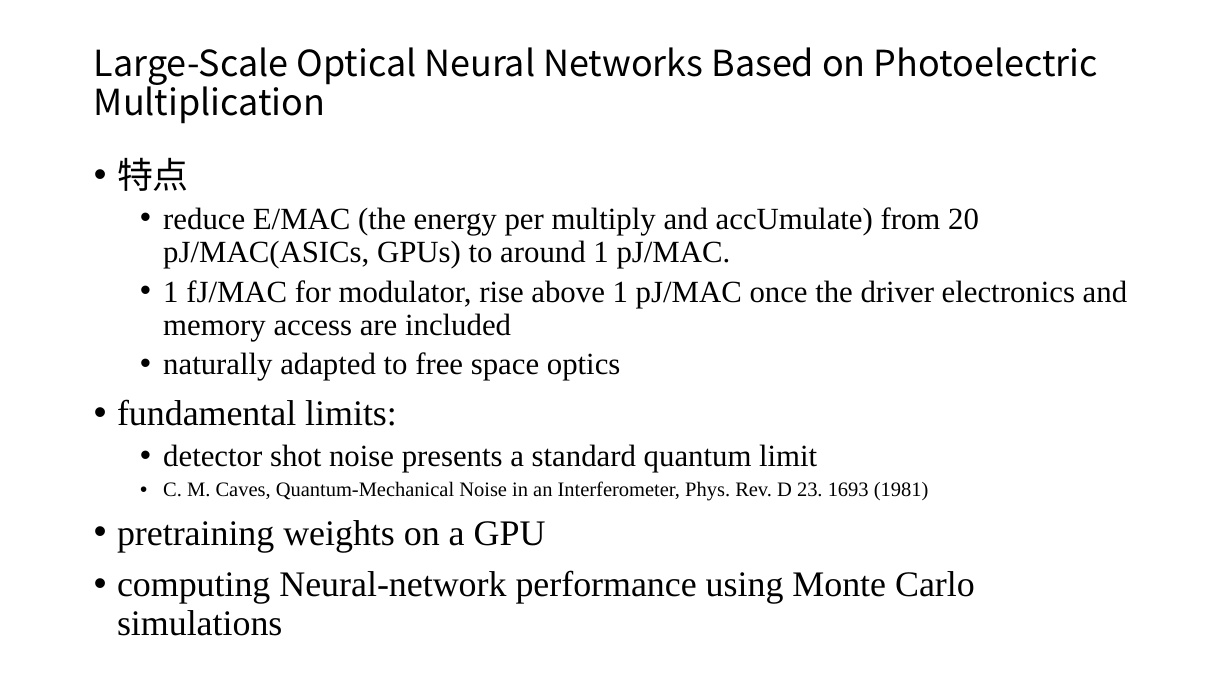
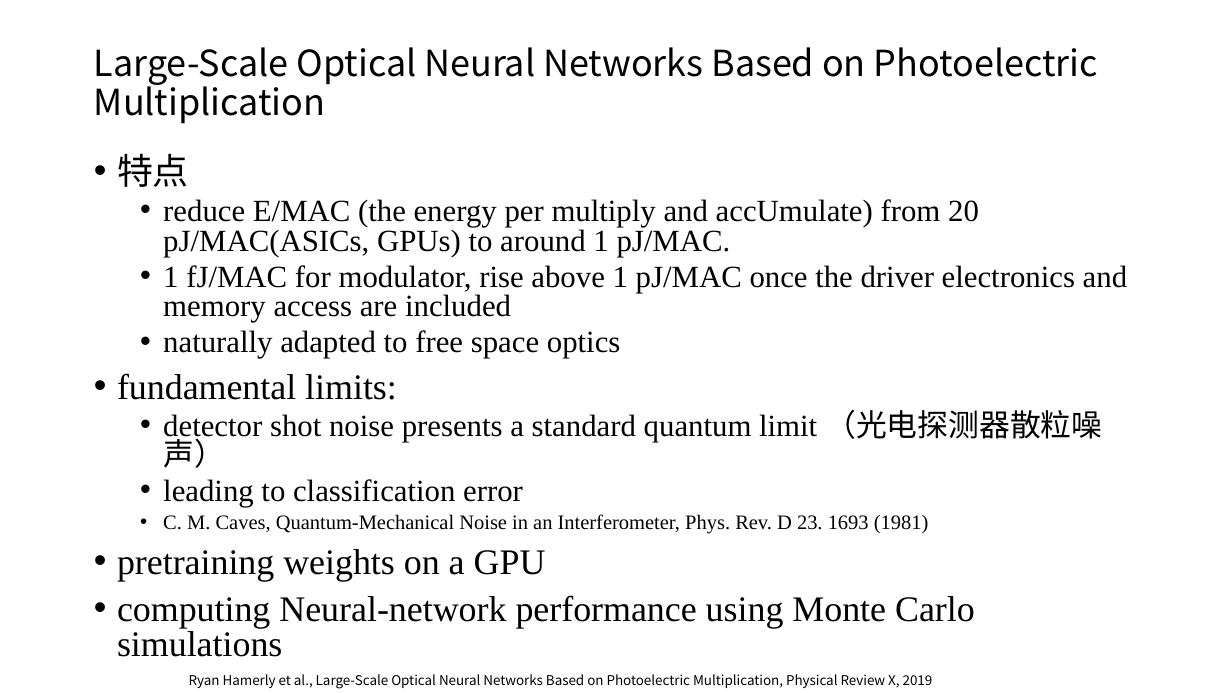
Before and after one commit to lucaschang95/DiscussionWithLin, a slide deck: slide 14 of 20190918 - 光芯片深度学习调研.pptx (slide 15 before the commit). Drawn at 1232x693 pixels with LibreOffice and Linux fonts; fonts in the diff are those of the drawing. Boxes give left, top, right and bottom in pixels: in the first picture for what was removed or moved away, otherwise in the second. Text is boxed around its words. In the diff, an @@ line names an element or a change of style, - is before the commit and + after.

```diff
--- a/20190918 - 光芯片深度学习调研.pptx
+++ b/20190918 - 光芯片深度学习调研.pptx
@@ text at bbox=[117, 153, 1127, 657]: line spacing 0.9 to 0.8 @@
@@ text at bbox=[163, 409, 1102, 507]: text changed @@
-  • detector shot noise presents a standard quantum limit
+  • detector shot noise presents a standard quantum limit （光电探测器散粒噪声）
+  • leading to classification error
@@ text added at bbox=[189, 674, 933, 689], 10.5 pt, text #000000 @@
+Ryan Hamerly et al., Large-Scale Optical Neural Networks Based on Photoelectric Multiplication, Physical Review X, 2019
```
Also in this commit, not shown: 10 other slides changed, 2 slides added, 3 slides removed.
